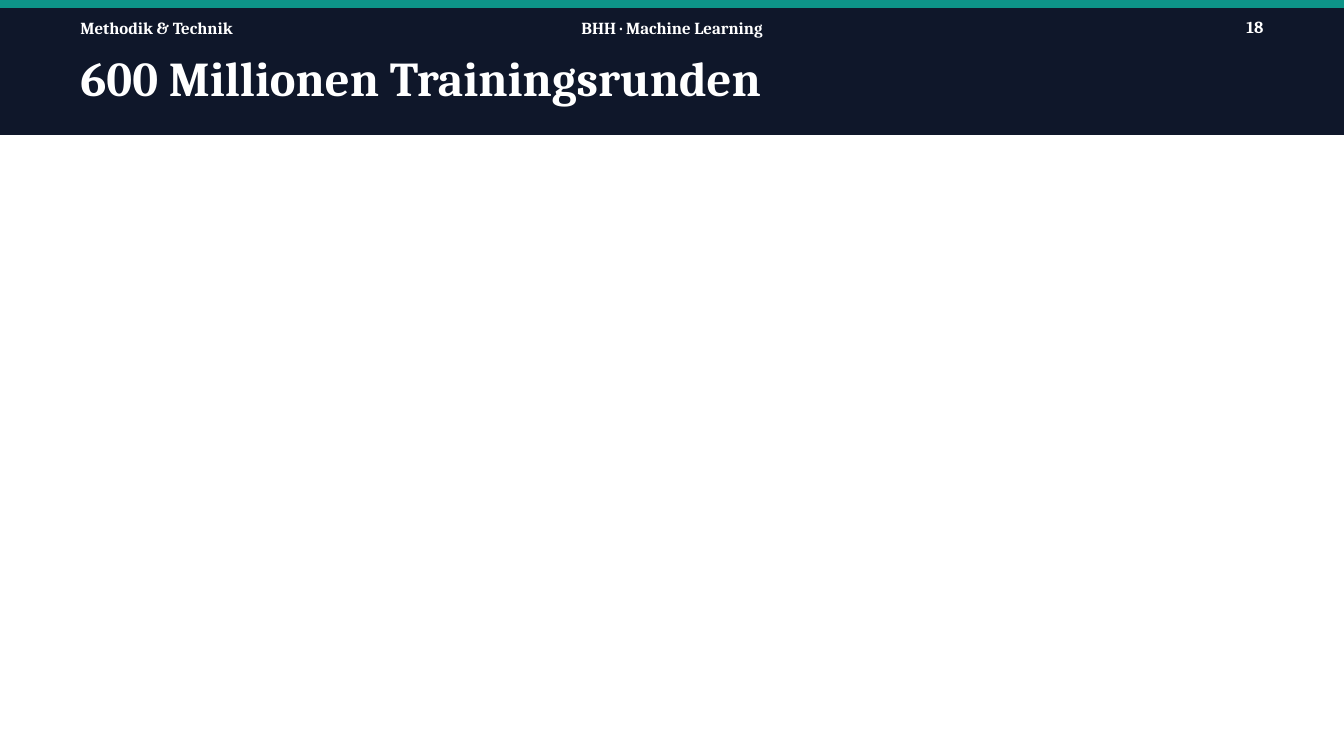
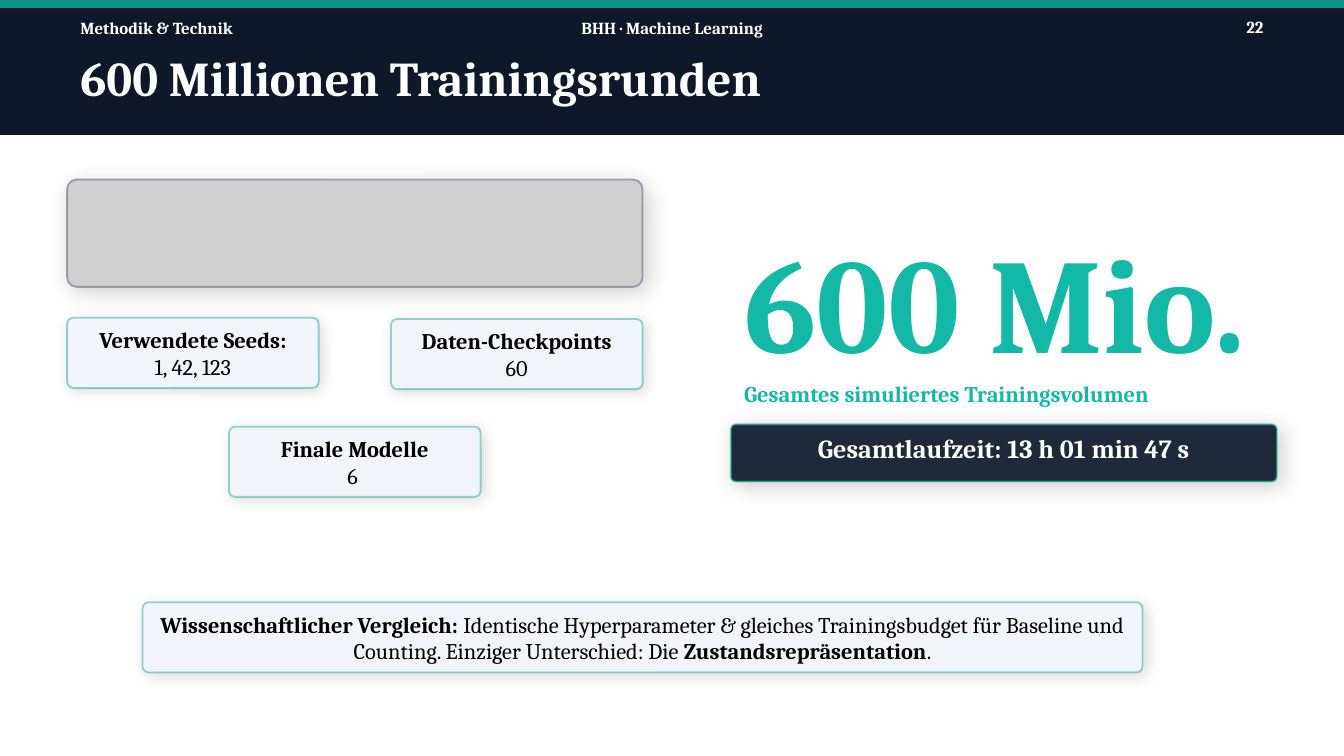
Before and after one commit to Tom-N-M/ml-blackjack, a slide deck: slide 22 of Präsi/PP_v2.pptx (slide 18 before the commit). Drawn at 1344x756 pixels with LibreOffice and Linux fonts; fonts in the diff are those of the drawing; grey boxes stand for pictures. Boxes give left, top, right and bottom in pixels: in the first picture for what was removed or moved away, otherwise in the second. Text is boxed around its words. In the diff, an @@ line names an element or a change of style, - is before the commit and + after.

```diff
--- a/Präsi/PP_v2.pptx
+++ b/Präsi/PP_v2.pptx
@@ page number at (1246,21,1263,33): text changed @@
-18
+22
@@ picture added at (67,180,642,288) @@
@@ text added at (744,260,1245,407), 12 pt, text #14B8A6, bold @@
+600 Mio.
+Gesamtes simuliertes Trainingsvolumen
@@ rounded rectangle added at (67,317,319,387), fill #F1F5F9, outline #0D9488 1 pt, 12 pt, text #000000, bold @@
+Verwendete Seeds:
+1, 42, 123
@@ rounded rectangle added at (391,319,642,388), fill #F1F5F9, outline #0D9488 1 pt, 12 pt, text #000000, bold @@
+Daten-Checkpoints
+60
@@ rounded rectangle added at (228,426,480,496), fill #F1F5F9, outline #0D9488 1 pt, 12 pt, text #000000, bold @@
+Finale Modelle
+6
@@ rounded rectangle added at (731,425,1277,482), fill #1E293B, outline #10B981 1 pt, 14 pt, text #FFFFFF, bold @@
+Gesamtlaufzeit: 13 h 01 min 47 s
@@ rounded rectangle added at (142,602,1142,672), fill #F1F5F9, outline #0D9488 1 pt, 12 pt, text #000000 @@
+Wissenschaftlicher Vergleich: Identische Hyperparameter & gleiches Trainingsbudget für Baseline und Counting. Einziger Unterschied: Die Zustandsrepräsentation.
```
Also in this commit, not shown: 5 other slides changed, 4 slides added.
